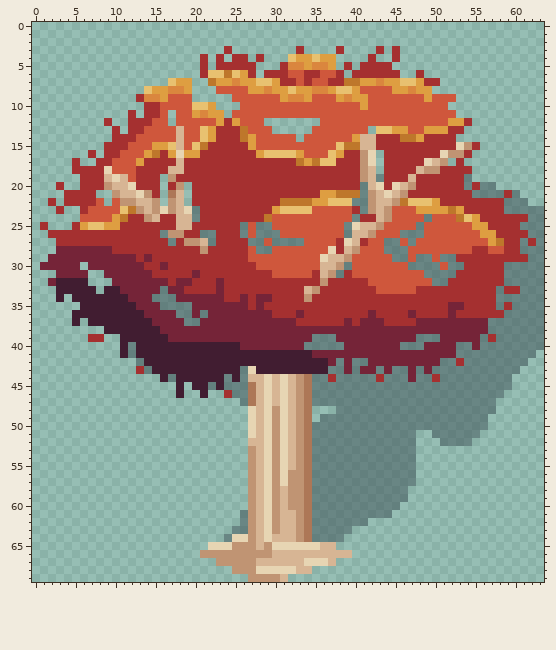
Edited in one commit: pixel-art file (DavisGGJ2023/Assets/ArtDev/Sprites/Environment/TreeBogo.aseprite). The picture above was drawn from the file before the commit.
64x70 pixels, 1 frame.
New version:
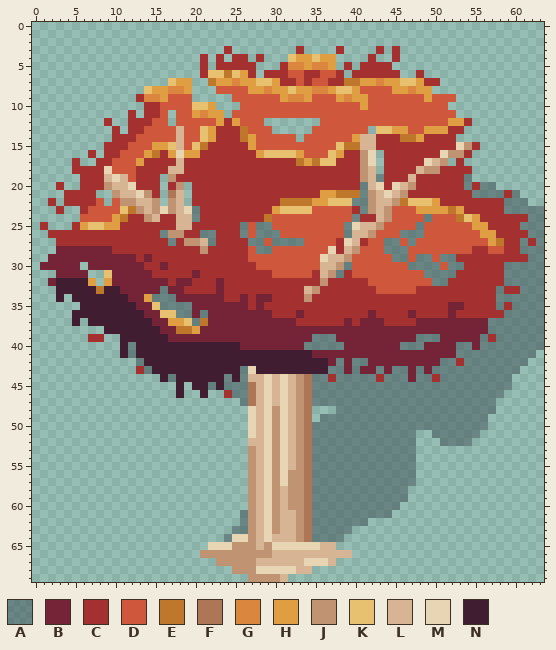
Palette (. is transparent): A #394a507b  B #752438  C #a53030  D #cf573c  E #be772b  F #ad7757  G #da863e  H #de9e41  J #c09473  K #e8c170  L #d7b594  M #e7d5b3  N #411d31
The edit:
{"where": "layer \"Layer 1\""}
{"y":31,"x":9,"old":"B","new":"K"}
{"y":32,"x":7,"old":".","new":"H"}
{"y":32,"x":9,"old":".","new":"H"}
{"y":33,"x":8,"old":".","new":"E"}
{"y":34,"x":14,"old":"B","new":"H"}
{"y":35,"x":15,"old":"B","new":"K"}
{"y":36,"x":16,"old":"BB","new":"KK"}
{"y":37,"x":17,"old":"BBA","new":"HHK"}
{"y":37,"x":21,"old":"B","new":"E"}
{"y":38,"x":18,"old":"BBB","new":"EEH"}
{"label":"changed","picture_box":[88,270,208,334]}
